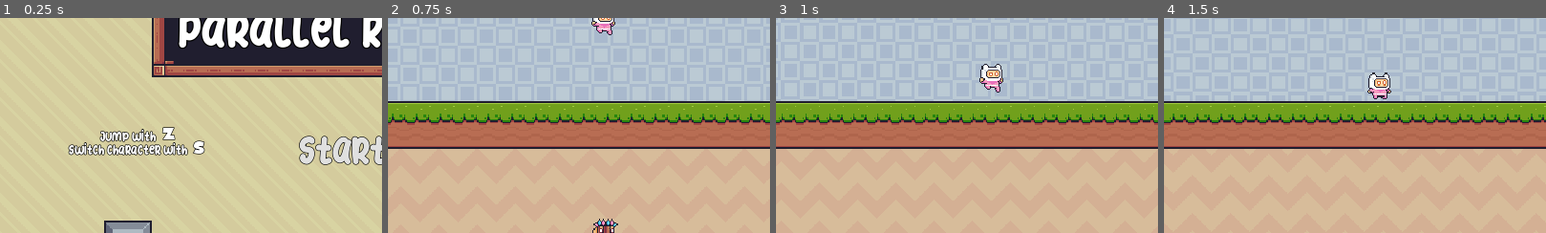
Above: before the commit, frames 1-4 (left to right).
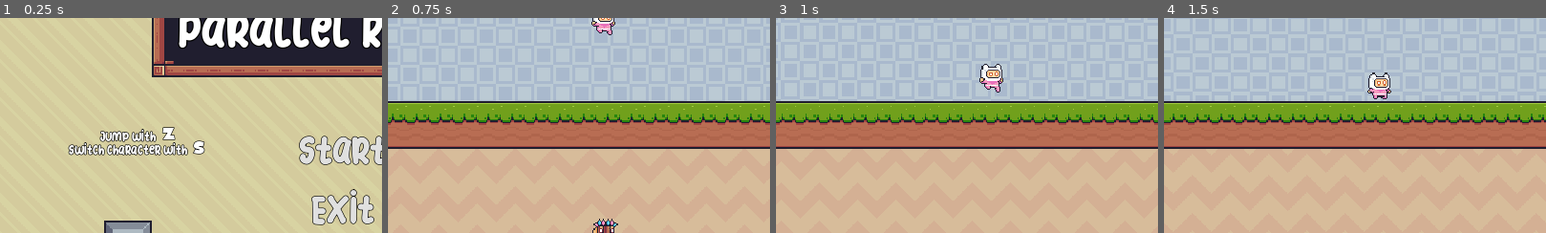
Above: after the commit, the same moments.

Repository: NickSpyker/ParallelRunner
Game: Godot game, scene res://scenes/Main.tscn
Two runs of this game, one before a commit and one after it. Both use one fixed random seed, a clock stepped at 60 frames per second and the inputs below.
Inputs:
- Up to frame 1 (0.25 s): no input
- Up to frame 2 (0.75 s): click "Start" at 0.5 s
- Up to frame 3 (1 s): no input
- Up to frame 4 (1.5 s): tap S (player1_chose) at 1.35 s
The pictures show only the part of the screen within x 5-55%, y 20-70%; the shares and areas given below are measured in that part.

The runs differ from the first frame. In frame 1, 1.6% of the frame differs, in the area x 81-98%, y 79-97%; in frame 2, nothing differs; in frame 3, nothing differs; in frame 4, nothing differs.

Commit message:
add exit button

Diff:
--- a/scenes/Main.tscn
+++ b/scenes/Main.tscn
@@ -410,6 +410,16 @@
 flat = true
 icon_align = 1
 
+[node name="ExitButton" type="Button" parent="."]
+margin_left = 540.0
+margin_top = 410.0
+margin_right = 740.0
+margin_bottom = 510.0
+custom_fonts/font = SubResource( 30 )
+text = "Exit"
+flat = true
+icon_align = 1
+
 [node name="Title" type="Label" parent="."]
 margin_top = 100.0
 margin_right = 1280.0
@@ -489,3 +499,4 @@
 position = Vector2( 999, -100 )
 
 [connection signal="pressed" from="StartButton" to="." method="_on_StartButton_pressed"]
+[connection signal="pressed" from="ExitButton" to="." method="_on_ExitButton_pressed"]
--- a/scripts/Main.gd
+++ b/scripts/Main.gd
@@ -48,3 +48,7 @@
 	var isErr = get_tree().change_scene("res://scenes/Track.tscn")
 	if isErr:
 		OS.alert("An error has occurred, please restart the game.", "Error")
+
+
+func _on_ExitButton_pressed():
+	get_tree().quit()
